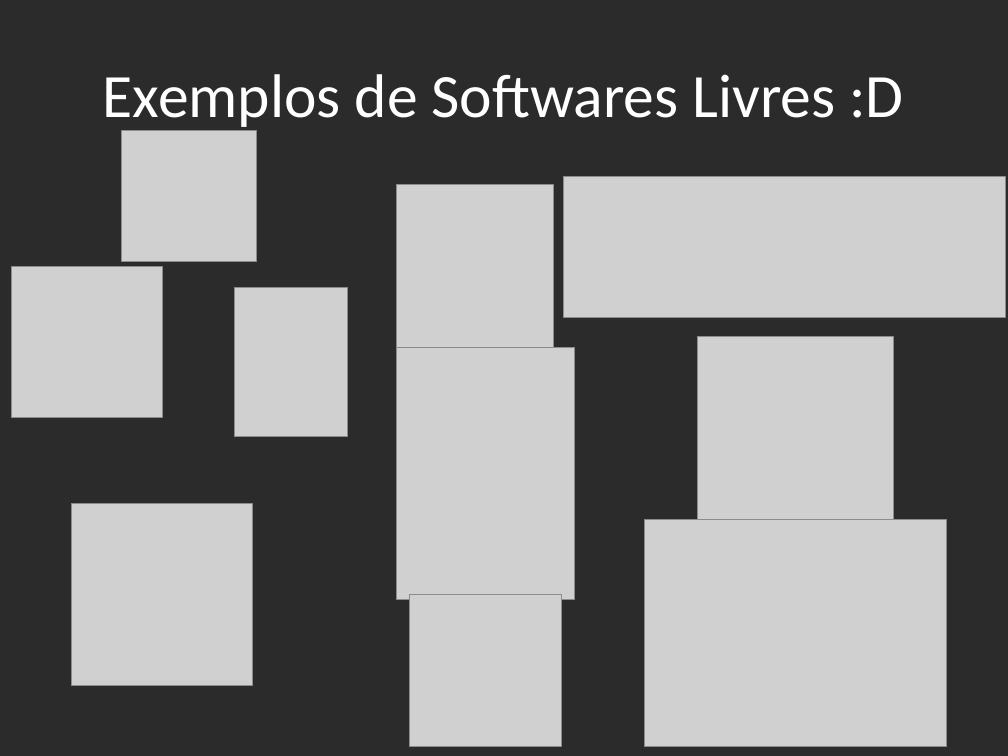
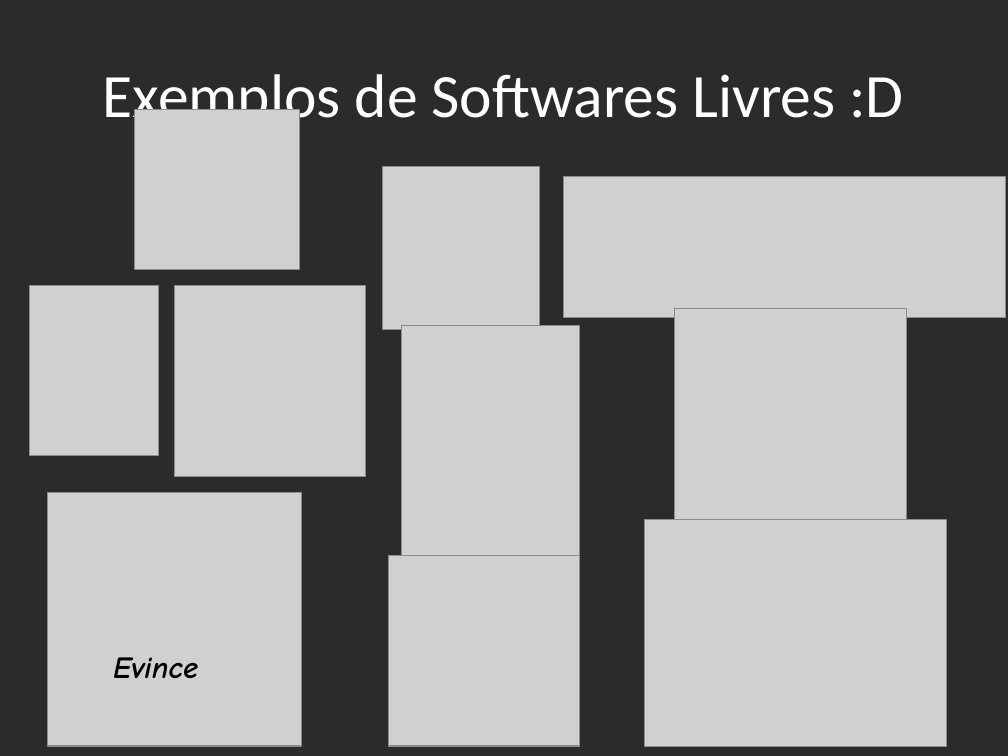
Before and after one commit to Doginnn/Palestras, a slide deck: slide 6 of 2ª Palestra - Flisol 2018.odp. Drawn at 1008x756 pixels with LibreOffice and Linux fonts; fonts in the diff are those of the drawing; grey boxes stand for pictures; background and template pictures are left out; a plain dark background stands for a picture behind light text. Boxes give left, top, right and bottom in pixels: in the first picture for what was removed or moved away, otherwise in the second. Text is boxed around its words. In the diff, an @@ line names an element or a change of style, - is before the commit and + after.

```diff
--- a/2ª Palestra - Flisol 2018.odp
+++ b/2ª Palestra - Flisol 2018.odp
@@ picture: place and size @@
-picture at [121,130,256,262]
+picture at [135,109,299,269]
@@ picture: place and size @@
-picture at [396,184,553,347]
+picture at [382,166,539,329]
@@ picture: place and size @@
-picture at [11,266,162,417]
+picture at [29,285,158,456]
@@ picture: place and size @@
-picture at [234,287,347,436]
+picture at [174,285,365,476]
@@ picture: place and size @@
-picture at [396,348,575,600]
+picture at [401,326,580,578]
@@ picture: place and size @@
-picture at [698,337,894,533]
+picture at [674,308,906,540]
@@ picture: place and size @@
-picture at [72,504,253,685]
+picture at [47,492,301,746]
@@ picture: place and size @@
-picture at [409,595,561,747]
+picture at [389,555,580,746]
@@ text added at [113,657,198,678], 22 pt, text #000000, bold, italic @@
+Evince
```
Also in this commit, not shown: 2 other files.
